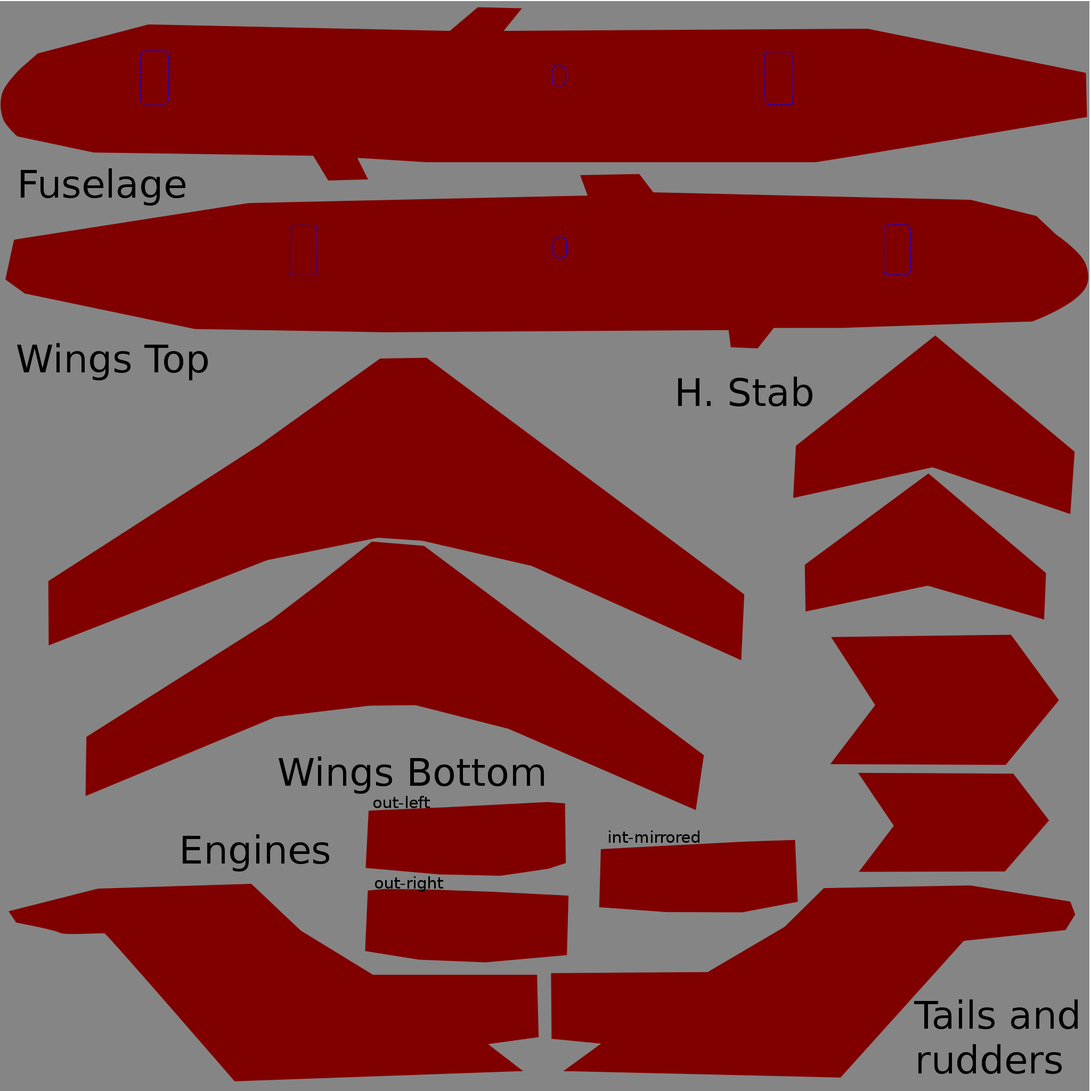
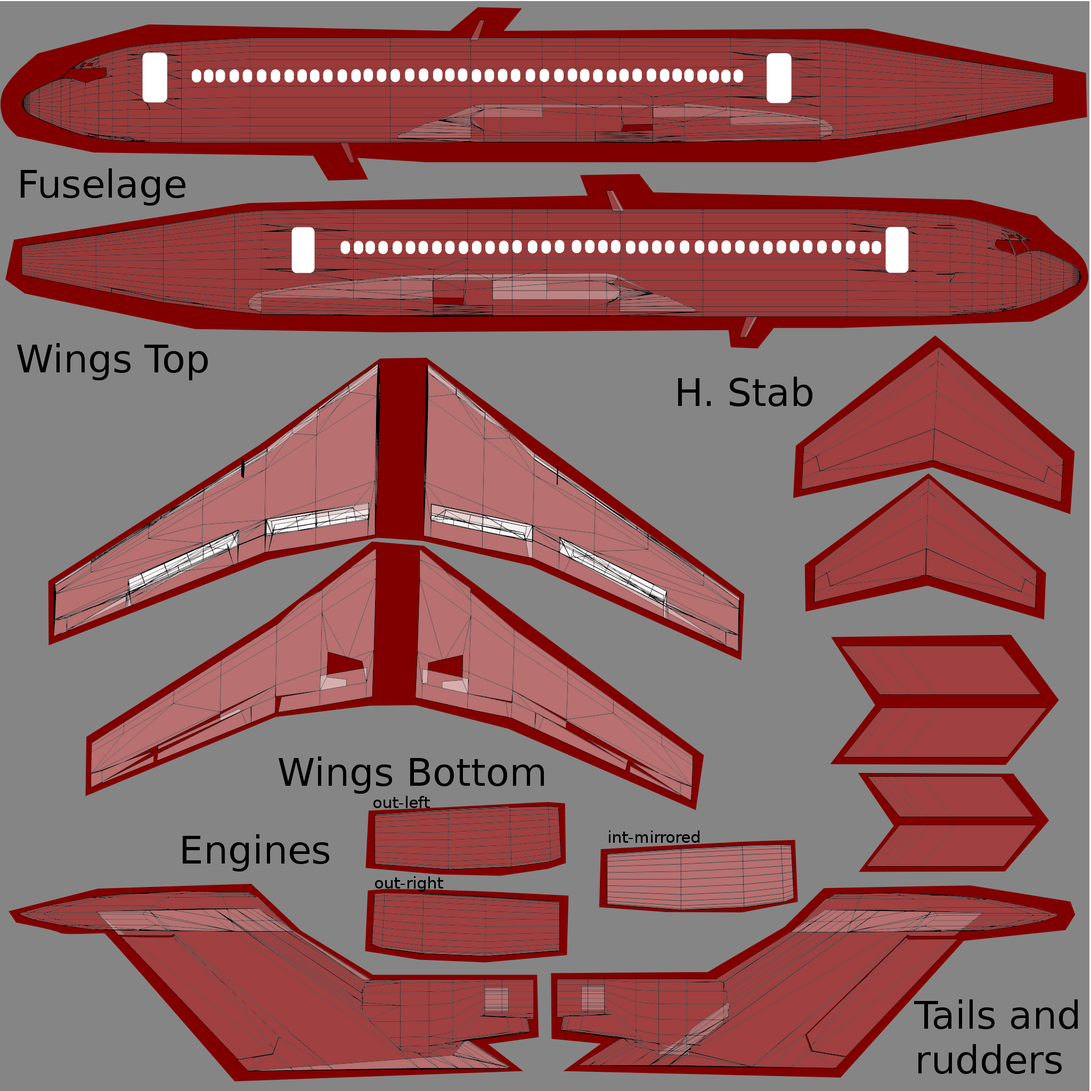
Layered file, before and after one edit (1091 x 1091). Changes by layer:
removed layer "texture.svg" over left=140, top=50, right=912, bottom=277
showed "Windows+Doors" over left=142, top=52, right=910, bottom=274
showed "727-230-2.png", moved it above "paintkit", painted on it over left=17, top=19, right=1082, bottom=1073
